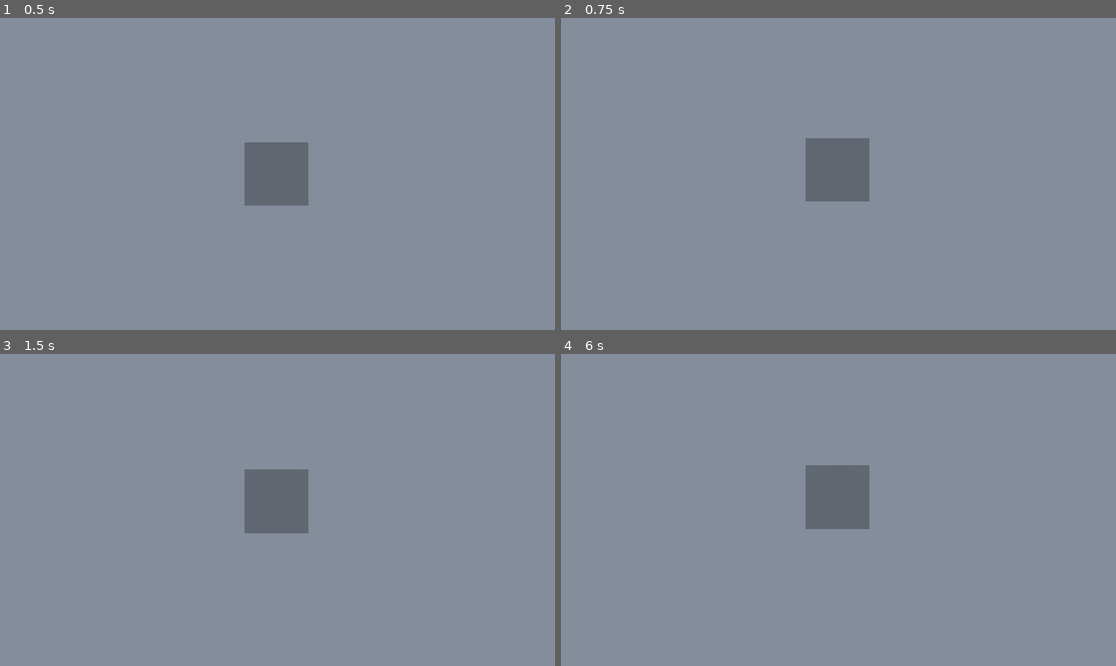
Above: before the commit, frames 1-4 (two rows, left to right).
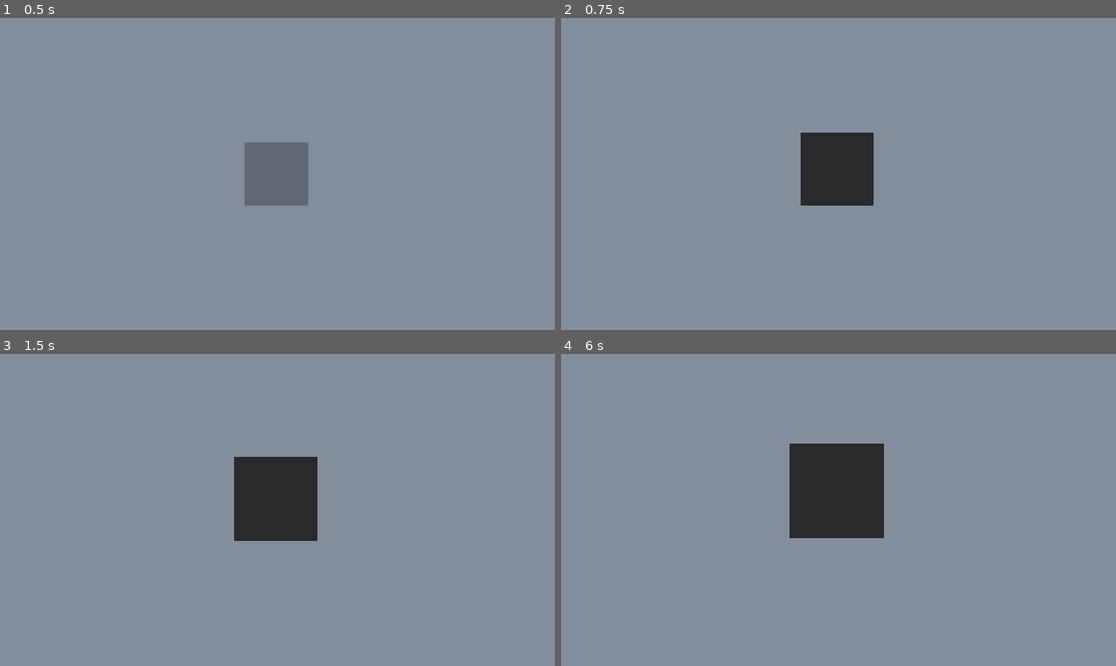
Above: after the commit, the same moments.

Repository: kotletcik/cyberiada-mini-project
Game: Godot game, scene res://test_folders/valk/ValkScene.tscn
The game is run twice, just before and just after one commit, with the same random seed, the same clock (stepped at 60 frames per second) and the same inputs. This scene is started directly instead of the project's main scene.
Inputs:
- Up to frame 1 (0.5 s): no input
- Up to frame 2 (0.75 s): tap Enter at 0.5 s; tap E (Interact) at 0.6 s
- Up to frame 3 (1.5 s): tap Space at 1.25 s; tap E (Interact) at 1.35 s
- Up to frame 4 (6 s): tap Enter at 2, 4.25 s; hold K 2.03-2.78 s; tap E (Interact) at 2.3, 2.85, 3.6, 4.55, 5.1, 5.85 s; tap Space at 3.5, 5 s; tap K at 4.35 s

Frame 1 is identical in both runs. In frame 2, 3.1% of the frame differs, in the area x 43-57%, y 36-61%; in frame 3, 4.0%; in frame 4, 5.2%, in the area x 41-59%, y 28-60%.

Commit message:
Serum On Interact

Diff:
--- a/test_folders/valk/PsycheManager.gd
+++ b/test_folders/valk/PsycheManager.gd
@@ -36,8 +36,10 @@
 	environment.fog_density += delta * serumToNormalFogSpeed;
 	if(environment.fog_density > normalFogDensity):
 		environment.fog_density = normalFogDensity;
-	if(serumLevel <= 0):
+	if(Input.is_action_just_pressed("Interact")):
 		serumLevel += 20;
 		camera.fov *= cameraFOVMultiplier;
 		environment.fog_density = serumFogDensity;
 		print("USED SERUM!!!");
+	if(serumLevel <= 0):
+		get_tree().change_scene_to_file("res://test_folders/valk/ValkScene.tscn");
--- a/test_folders/valk/ValkScene.tscn
+++ b/test_folders/valk/ValkScene.tscn
@@ -33,5 +33,5 @@
 camera = NodePath("../../Camera3D")
 cameraFOVMultiplier = 0.9
 normalFogDensity = 0.2
-serumFogDensity = 0.01
-serumToNormalFogSpeed = 1.0
+serumFogDensity = 0.005
+serumToNormalFogSpeed = 0.01
